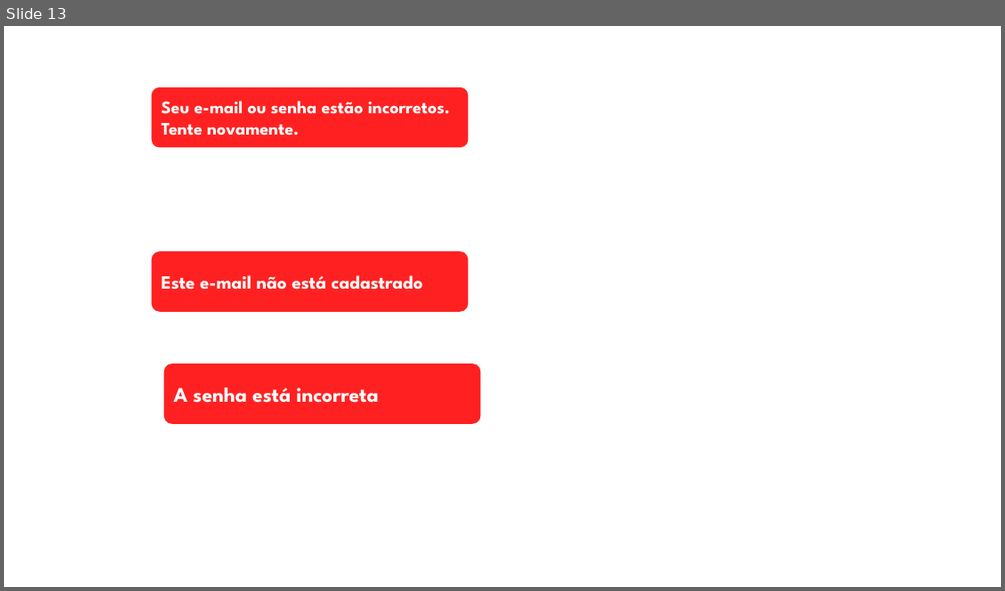
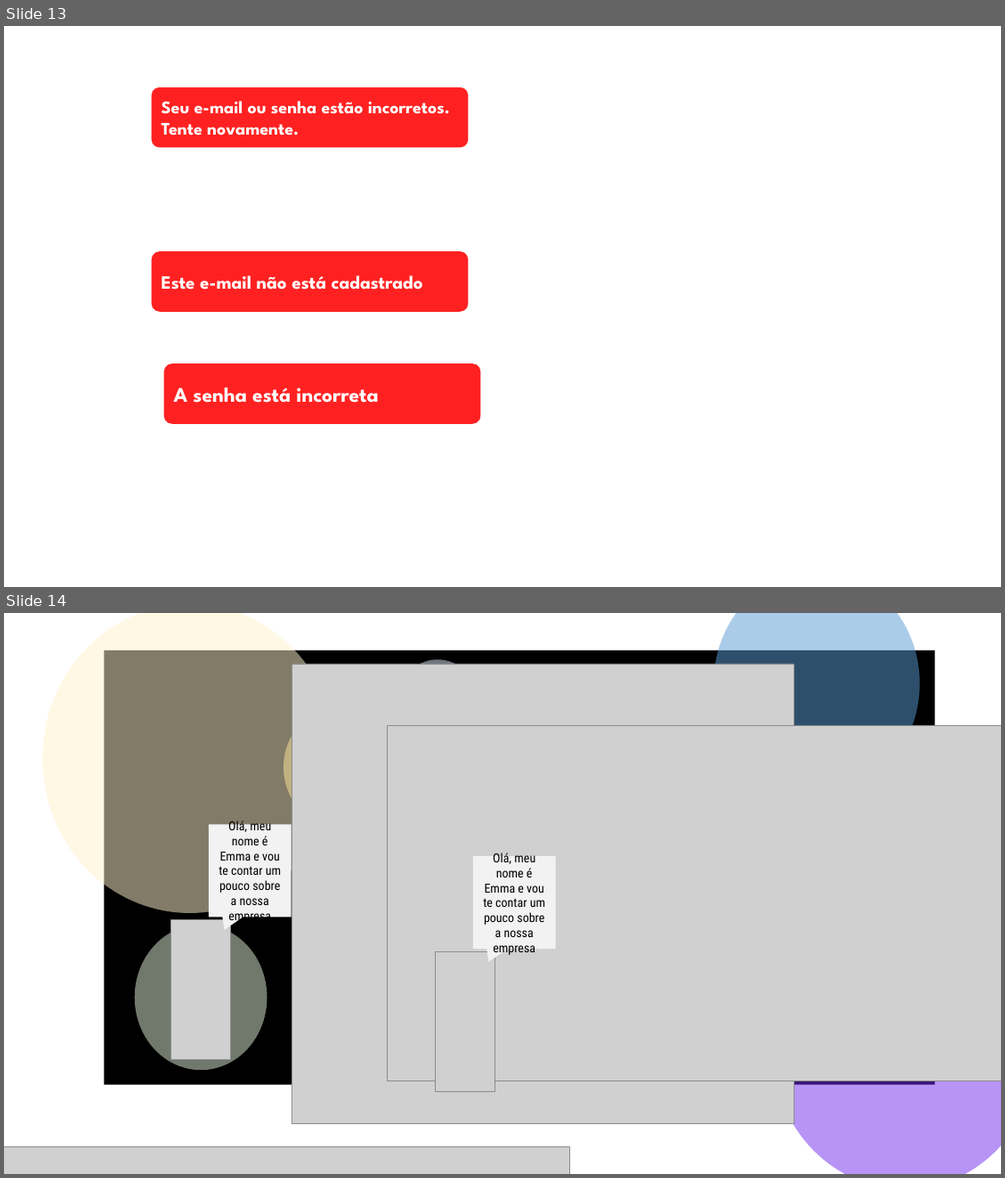
Before and after one commit to ArianeBarros/Projeto-Inova, a slide deck: Imagens/fundinho.pptx. Shown one above the other, each under a label of ours: slide 13 before the commit, slides 13 and 14 after it. The pictures are 1005x591 and 1005x1178 pixels, drawn with LibreOffice and Linux fonts; fonts in the diff are those of the drawing; grey boxes stand for pictures. Boxes give left, top, right and bottom in pixels: in the first picture for what was removed or moved away, otherwise in the second. Text is boxed around its words. In the diff, an @@ line names an element or a change of style, - is before the commit and + after.

```diff
--- a/Imagens/fundinho.pptx
+++ b/Imagens/fundinho.pptx
@@ slide 14 added at (x1=4, y1=613, x2=1001, y2=1174), background #FFFFFF @@
@@ group added at (x1=43, y1=613, x2=1001, y2=1174): 6 ellipses, 1 rectangle, 1 picture @@
@@ picture added at (x1=388, y1=726, x2=1001, y2=1081) @@
@@ speech box added at (x1=209, y1=825, x2=291, y2=917), fill #F2F2F2, 12 pt, text #000000 @@
+Olá, meu nome é Emma e vou te contar um pouco sobre a nossa empresa
@@ speech box added at (x1=473, y1=856, x2=555, y2=949), fill #F2F2F2, 12 pt, text #000000 @@
+Olá, meu nome é Emma e vou te contar um pouco sobre a nossa empresa
@@ picture added at (x1=170, y1=919, x2=231, y2=1059) @@
@@ picture added at (x1=436, y1=952, x2=495, y2=1091) @@
@@ picture added at (x1=4, y1=1147, x2=570, y2=1174) @@
```
Also in this commit, not shown: 1 slide removed, 10 other files.
